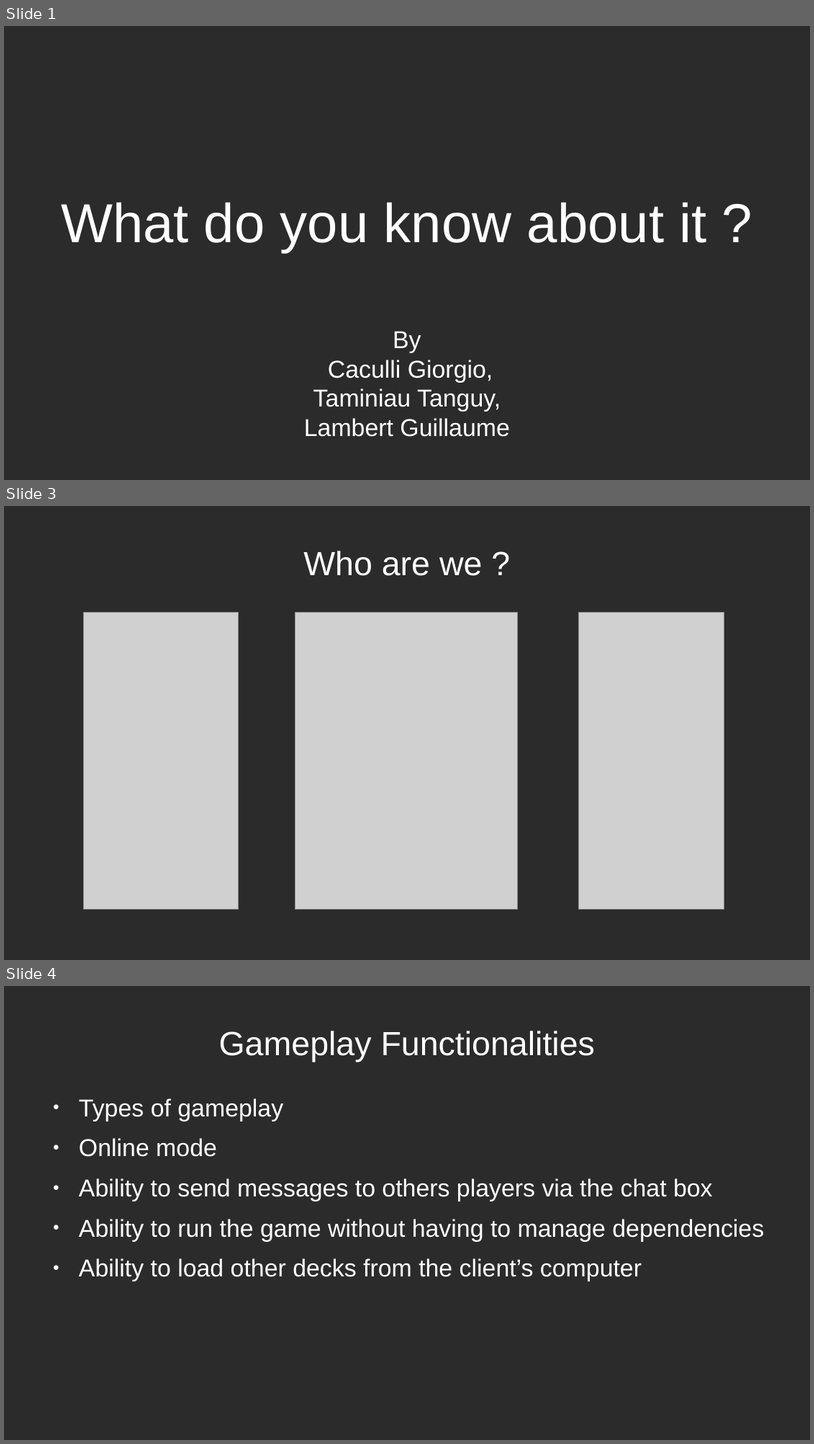
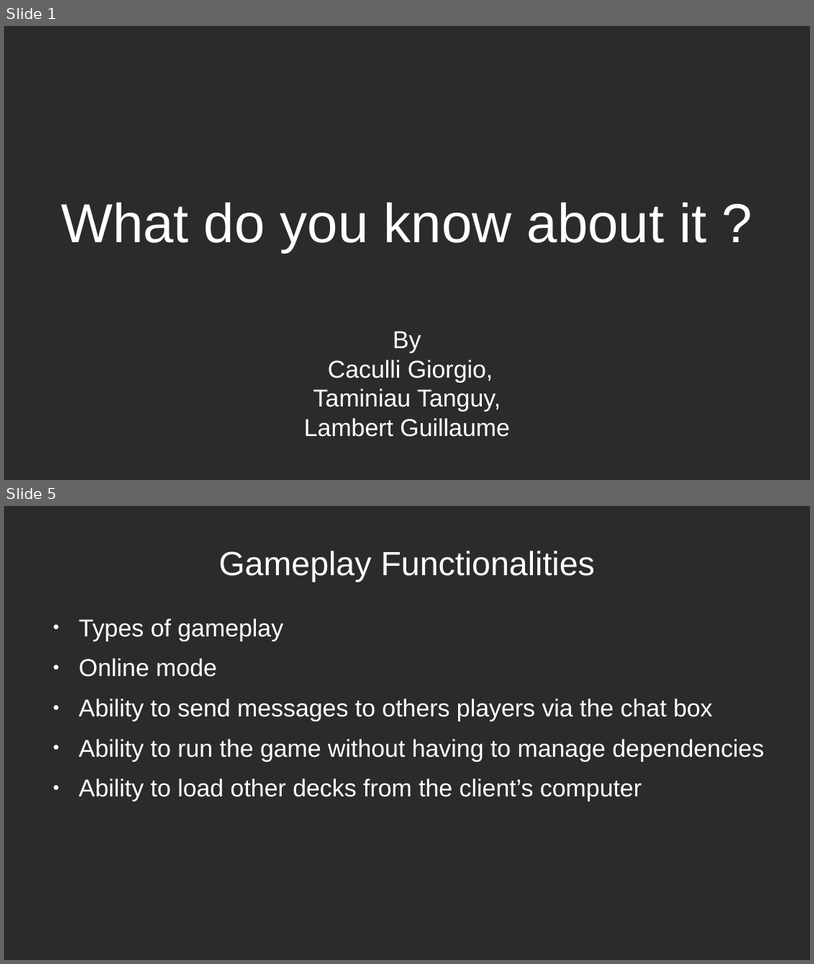
Before and after one commit to GiorgioCaculli/B2_TTMC_Doc, a slide deck: PowerPoint1.odp. Shown one above the other, each under a label of ours: slides 1, 3 and 4 before the commit, slides 1 and 5 after it; the slides between them are not shown. The pictures are 814x1444 and 814x964 pixels, drawn with LibreOffice and Linux fonts; fonts in the diff are those of the drawing; grey boxes stand for pictures; background and template pictures are left out; a plain dark background stands for a picture behind light text. Boxes give left, top, right and bottom in pixels: in the first picture for what was removed or moved away, otherwise in the second. Text is boxed around its words. In the diff, an @@ line names an element or a change of style, - is before the commit and + after.

```diff
--- a/PowerPoint1.odp
+++ b/PowerPoint1.odp
@@ slide 3 removed at (4, 506, 810, 960), background picture (left out) @@
@@ title removed at (304, 551, 482, 576) @@
-Who are we ?
@@ picture removed at (84, 612, 238, 909) @@
@@ picture removed at (296, 612, 518, 909) @@
@@ picture removed at (579, 612, 724, 909) @@
@@ what was slide 4 is now slide 5 @@
```
Also in this commit, not shown: 1 slide changed, 2 slides added, 1 other file.
